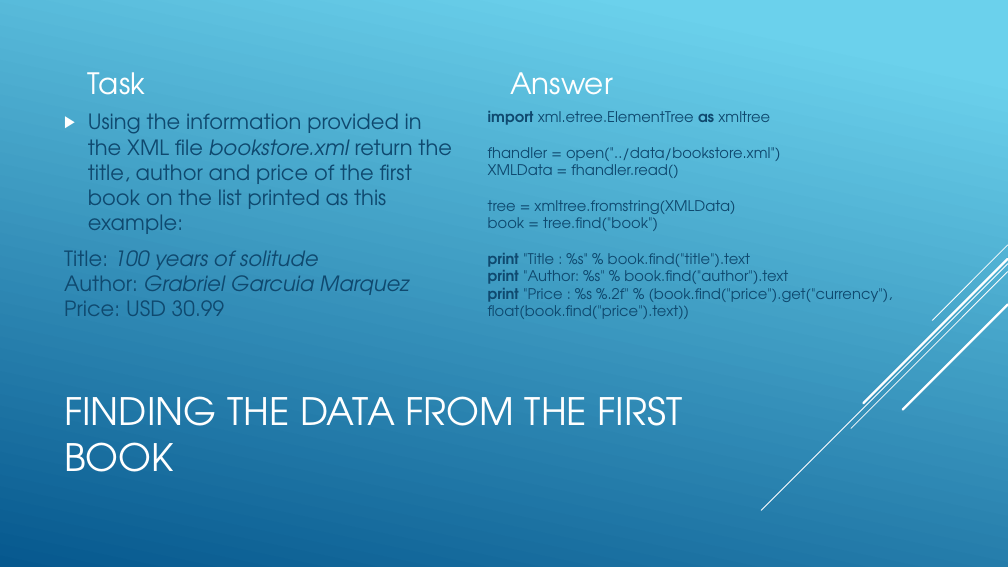
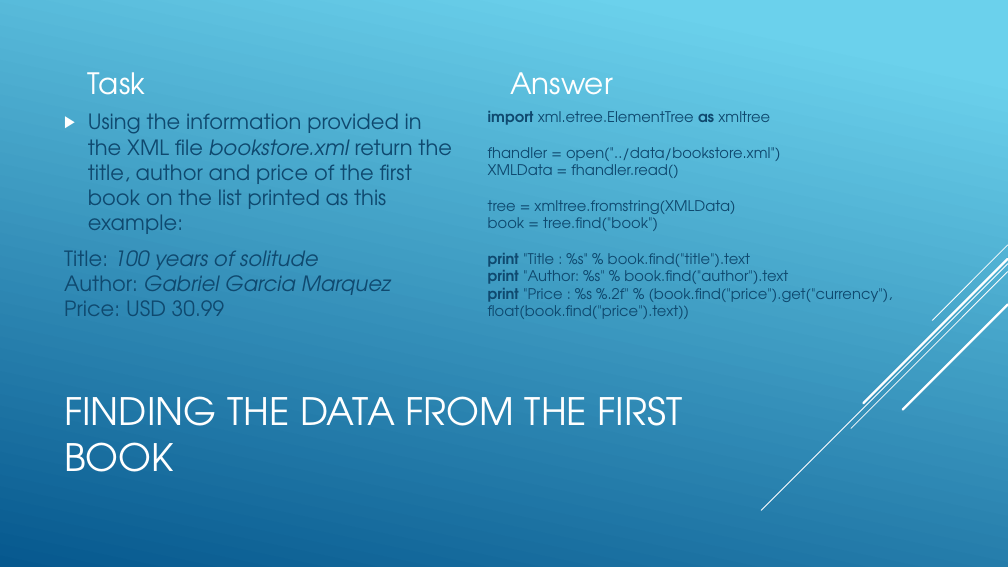
Before and after one commit to cabarca01/PythonDojo, a slide deck: slide 5 of slides/klasse11.pptx. Drawn at 1008x567 pixels with LibreOffice and Linux fonts; fonts in the diff are those of the drawing. Boxes give left, top, right and bottom in pixels: in the first picture for what was removed or moved away, otherwise in the second. Text is boxed around its words. In the diff, an @@ line names an element or a change of style, - is before the commit and + after.

```diff
--- a/slides/klasse11.pptx
+++ b/slides/klasse11.pptx
@@ text at [64,250,390,316]: text changed @@
-Title: 100 years of solitude
-Author: Grabriel Garcuia Marquez
-Price: USD 30.99
+Title: 100 years of solitude
+Author: Gabriel Garcia Marquez
+Price: USD 30.99
```
Also in this commit, not shown: 2 other files.
